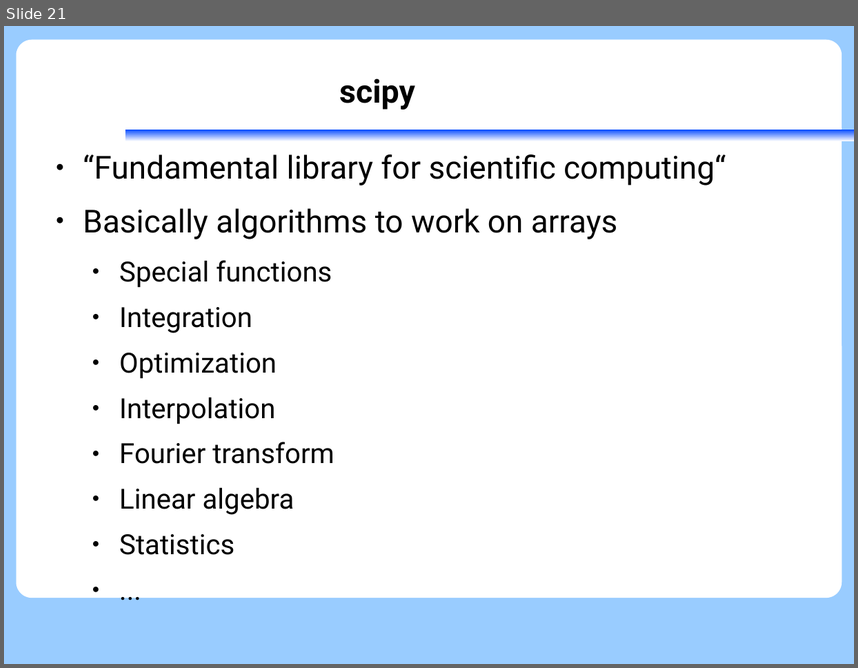
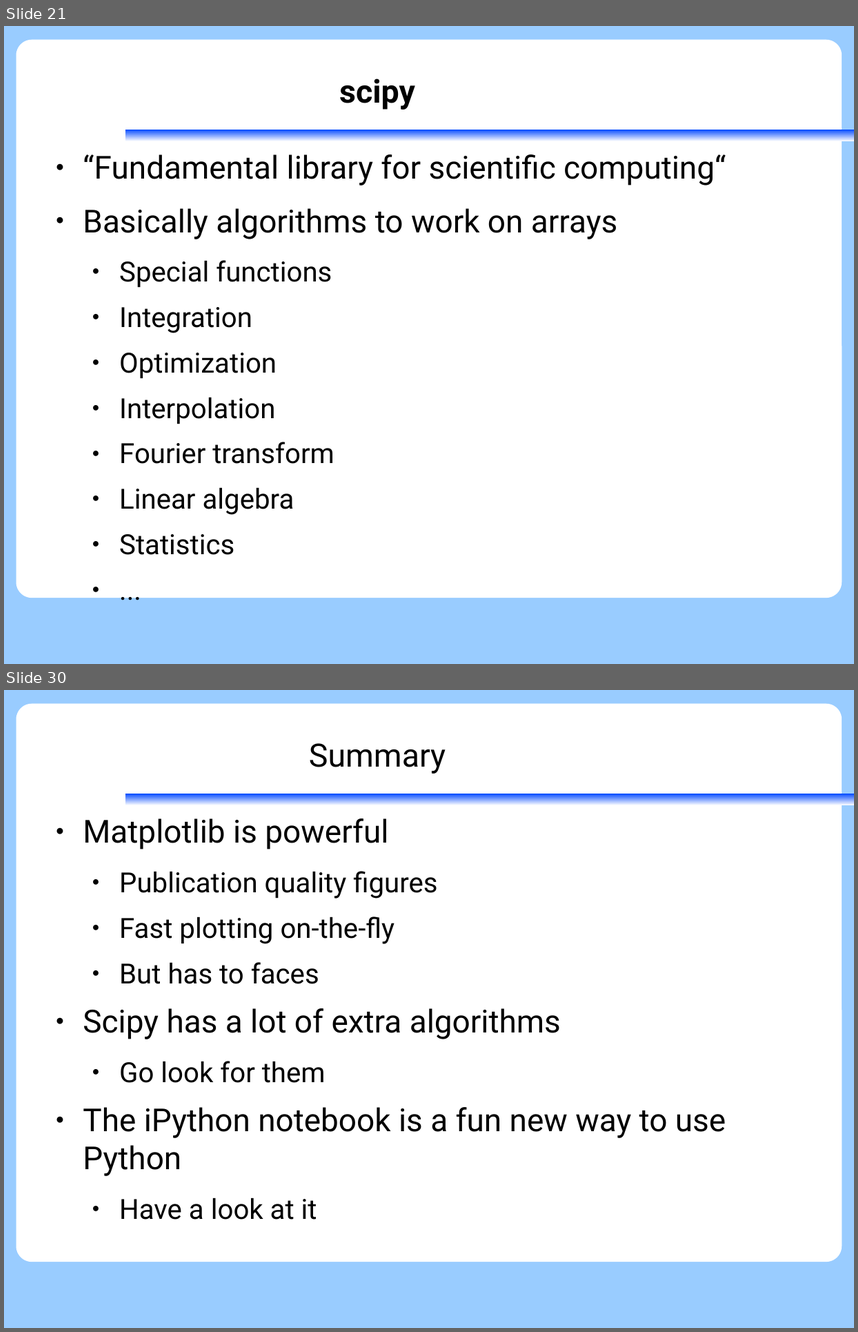
Before and after one commit to KennethNielsen/presentations, a slide deck: python/part2/scipy-matplotlib.odp. Shown one above the other, each under a label of ours: slide 21 before the commit, slides 21 and 30 after it; the slides between them are not shown. The pictures are 858x668 and 858x1332 pixels, drawn with LibreOffice and Linux fonts; fonts in the diff are those of the drawing; background and template pictures are left out. Boxes give left, top, right and bottom in pixels: in the first picture for what was removed or moved away, otherwise in the second. Text is boxed around its words. In the diff, an @@ line names an element or a change of style, - is before the commit and + after.

Commit message:
scipy matplotlib last part

```diff
--- a/python/part2/scipy-matplotlib.odp
+++ b/python/part2/scipy-matplotlib.odp
@@ slide 30 added at [4, 690, 854, 1328], background #99CCFF; not listed: 2 template elements that a slide beside it also shows @@
@@ title added at [309, 743, 446, 773], 30 pt, text #000000 @@
+Summary
@@ text added at [83, 818, 726, 1219], 29.6 pt, text #000000 @@
+● Matplotlib is powerful
+  ● Publication quality figures
+  ● Fast plotting on-the-fly
+  ● But has to faces
+● Scipy has a lot of extra algorithms
+  ● Go look for them
+● The iPython notebook is a fun new way to use Python
+  ● Have a look at it
```
Also in this commit, not shown: 8 other slides added, 1 slide removed, 1 other file.
